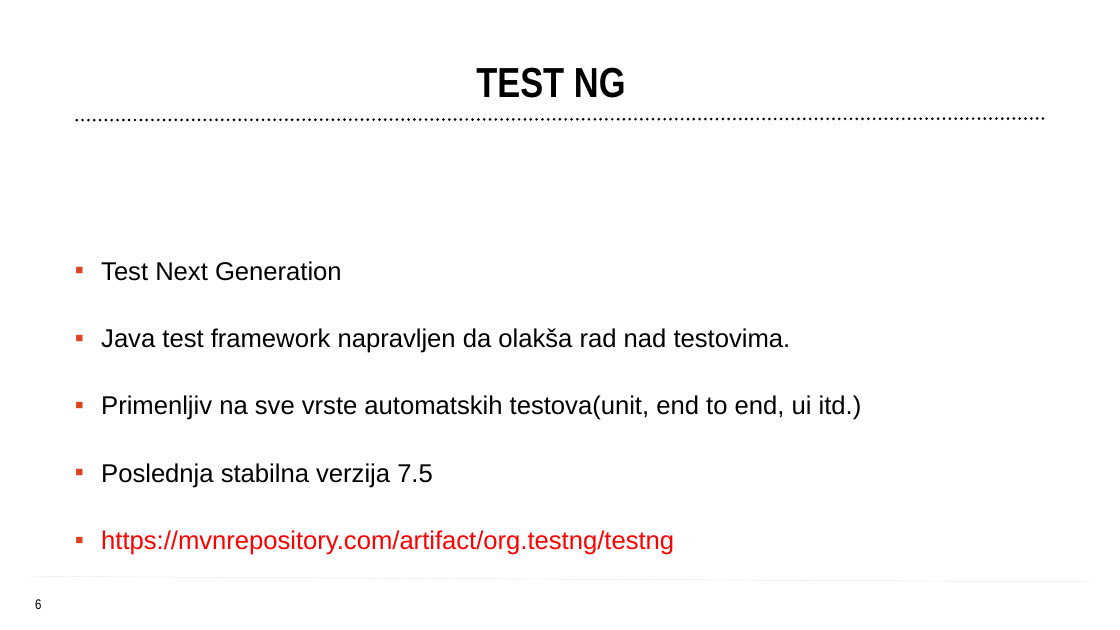
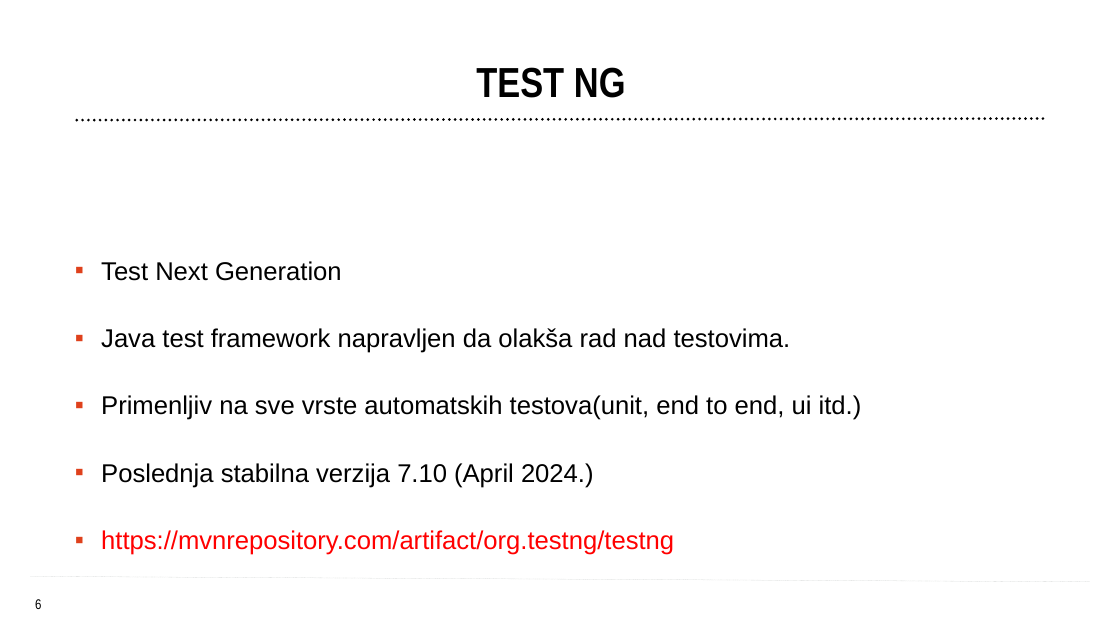
Before and after one commit to endava-training-materials/domaci_zadatak, a slide deck: slide 6 of prezentacije/TA i Selenium osnove - class 2.pptx. Drawn at 1120x630 pixels with LibreOffice and Linux fonts; fonts in the diff are those of the drawing; background and template pictures are left out. Boxes give left, top, right and bottom in pixels: in the first picture for what was removed or moved away, otherwise in the second. Text is boxed around its words. In the diff, an @@ line names an element or a change of style, - is before the commit and + after.

```diff
--- a/prezentacije/TA i Selenium osnove - class 2.pptx
+++ b/prezentacije/TA i Selenium osnove - class 2.pptx
@@ text at <box>101,463,594,488</box>: text changed @@
-  ▪ Poslednja stabilna verzija 7.5
+  ▪ Poslednja stabilna verzija 7.10 (April 2024.)
```
Also in this commit, not shown: 6 other slides changed, 14 other files.
